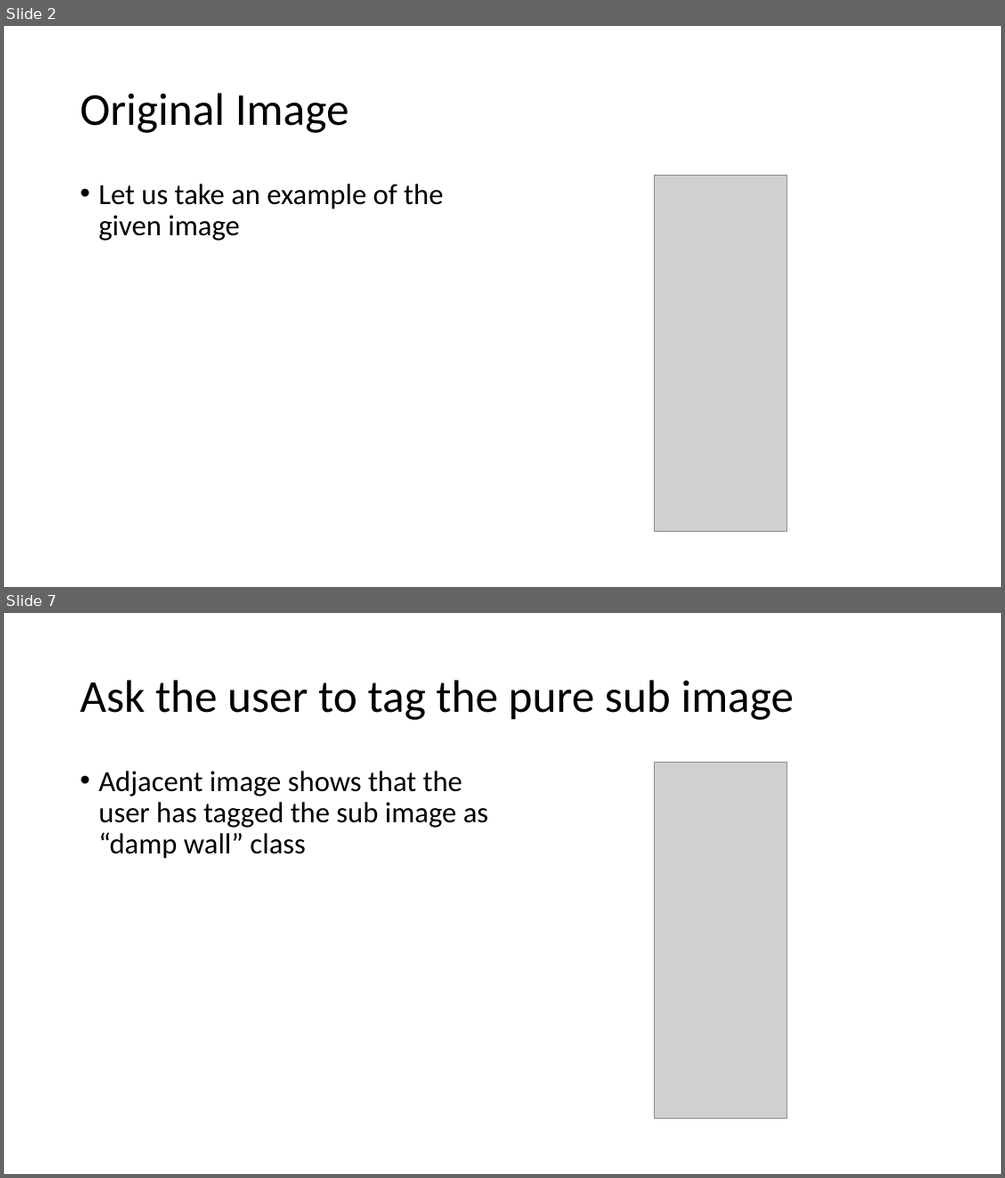
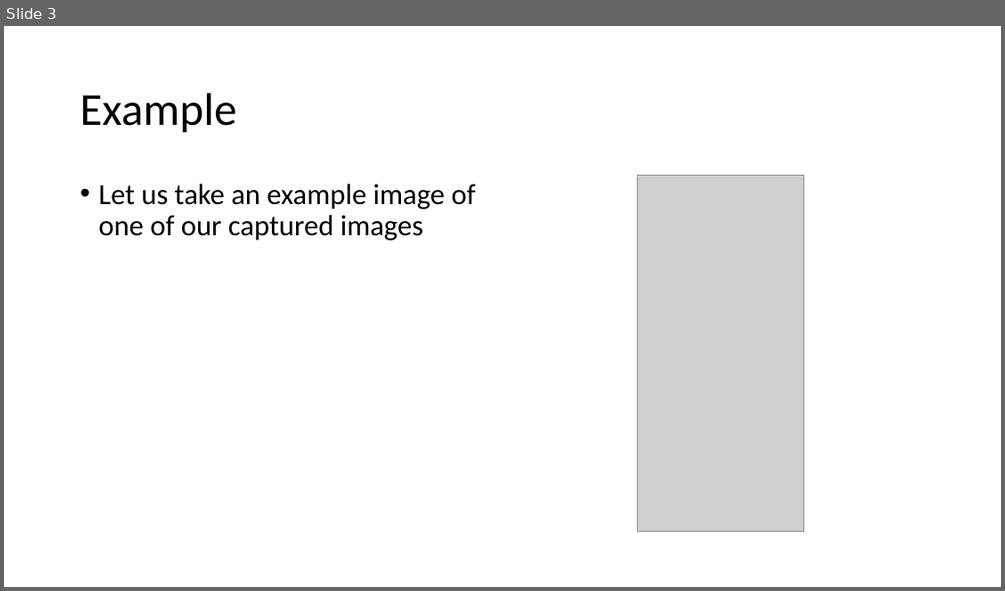
Before and after one commit to AdityaShenoy/Drones_For_Structural_Audit, a slide deck: ppt/Dataset Preprocessing Steps.pptx. Shown one above the other, each under a label of ours: slides 2 and 7 before the commit, slide 3 after it; the slides between them are not shown. The pictures are 1005x1178 and 1005x591 pixels, drawn with LibreOffice and Linux fonts; fonts in the diff are those of the drawing; grey boxes stand for pictures. Boxes give left, top, right and bottom in pixels: in the first picture for what was removed or moved away, otherwise in the second. Text is boxed around its words. In the diff, an @@ line names an element or a change of style, - is before the commit and + after.

```diff
--- a/ppt/Dataset Preprocessing Steps.pptx
+++ b/ppt/Dataset Preprocessing Steps.pptx
@@ slide 7 removed at (4,613,1001,1174), background #FFFFFF @@
@@ title removed at (80,680,794,720) @@
-Ask the user to tag the pure sub image
@@ text removed at (98,771,488,859) @@
-• Adjacent image shows that the user has tagged the sub image as “damp wall” class
@@ picture removed at (654,763,787,1119) @@
@@ what was slide 2 is now slide 3 @@
@@ slide 3 changed as well @@
@@ title at (80,93,236,133): text changed @@
-Original Image
+Example
@@ text at (98,184,476,240): text changed @@
-• Let us take an example of the given image
+• Let us take an example image of one of our captured images
@@ picture: place and size @@
-picture at (654,176,787,532)
+picture at (638,176,804,532)
```
Also in this commit, not shown: 3 other slides changed, 6 slides added, 4 other slides removed, 2 other files.
